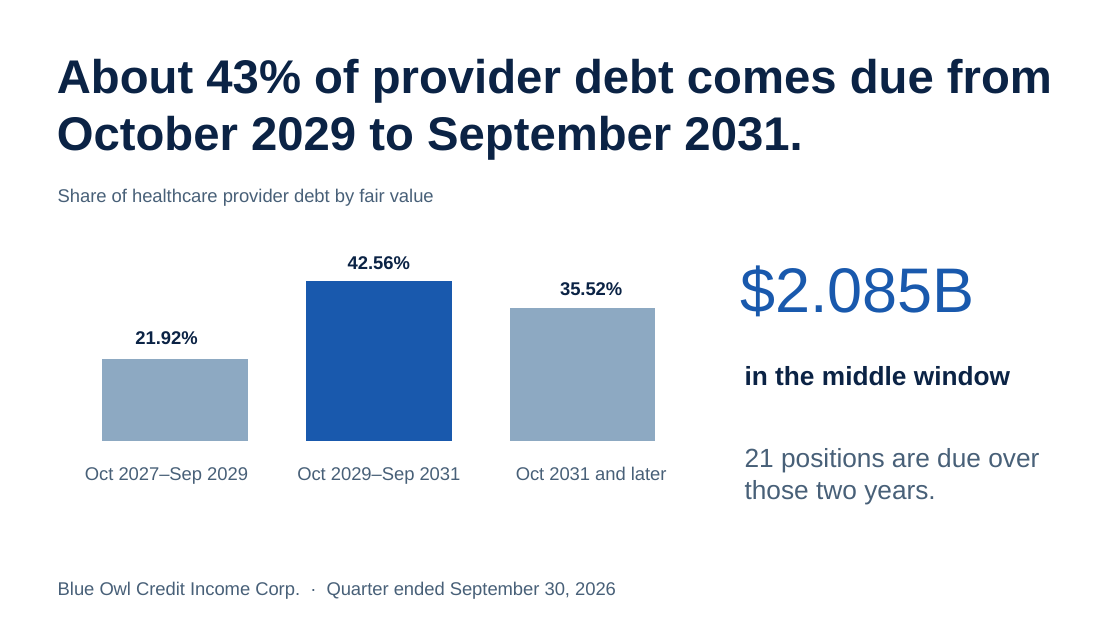
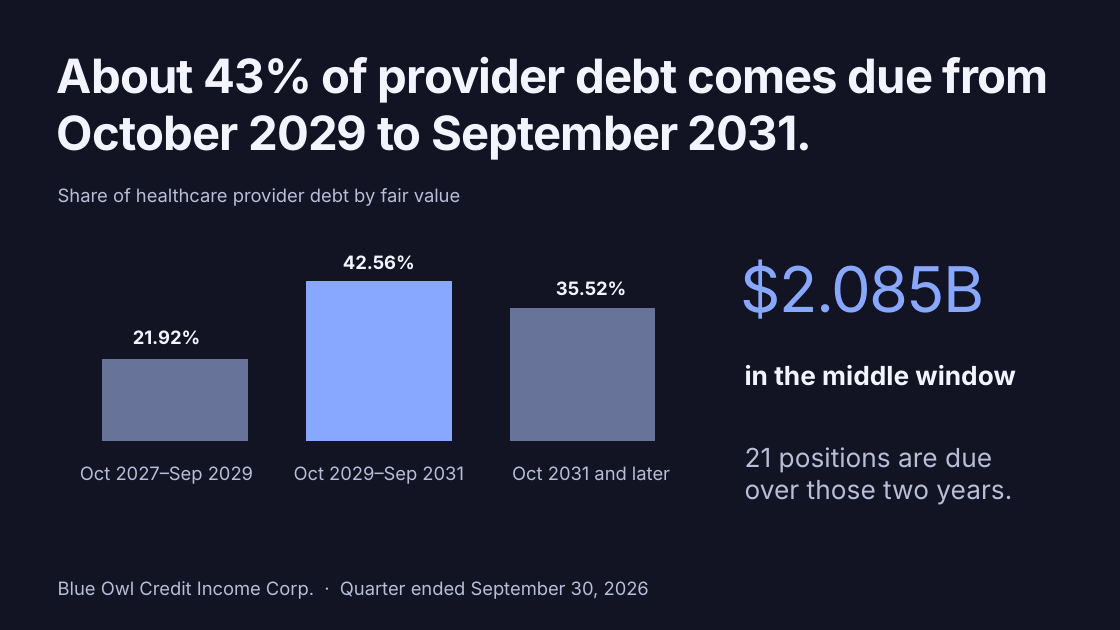
Before and after one commit to marcswartz/ivey-group7-portfolio, a slide deck: slide 10 of presentation.pptx. Drawn at 1120x630 pixels with LibreOffice and Linux fonts; fonts in the diff are those of the drawing. Boxes give left, top, right and bottom in pixels: in the first picture for what was removed or moved away, otherwise in the second. Text is boxed around its words. In the diff, an @@ line names an element or a change of style, - is before the commit and + after.

```diff
--- a/presentation.pptx
+++ b/presentation.pptx
@@ background #FFFFFF to #121323 @@
@@ text "About 43% of provider debt ..." at bbox=[57, 56, 1049, 160]: font Arial to Inter, text colour #0B2345 to #F3F4FF, letter spacing 0 to -0.8 pt @@
@@ column chart at bbox=[60, 257, 697, 444] @@
@@ colour of Series 1 #8DA9C2 to #677398 @@
@@ colours of single points changed @@
@@ text "$2.085B" at bbox=[740, 259, 984, 319]: font Arial to Inter, text colour #1959AD to #88A7FF, letter spacing 0 to -1.2 pt @@
@@ font Arial to Inter, text colour #0B2345 to #F3F4FF in 4 elements at bbox=[133, 330, 200, 345], bbox=[343, 255, 415, 269], bbox=[556, 281, 626, 296], bbox=[745, 365, 1016, 386] @@
@@ font Arial to Inter, text colour #486078 to #B8BED7 in 6 elements at bbox=[58, 188, 461, 206], bbox=[80, 466, 253, 484], bbox=[294, 466, 464, 484], bbox=[512, 466, 670, 480], bbox=[745, 447, 1012, 505], bbox=[58, 581, 649, 599] @@
```
Also in this commit, not shown: 12 other slides changed, 19 other files.
